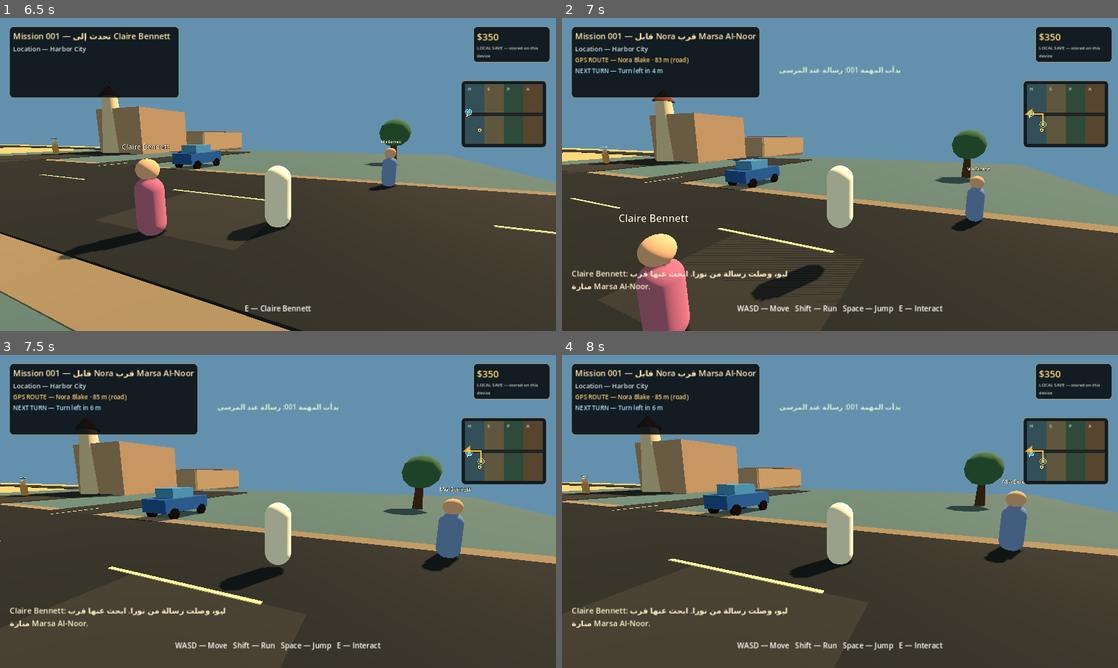
Above: before the commit, frames 1-4 (two rows, left to right).
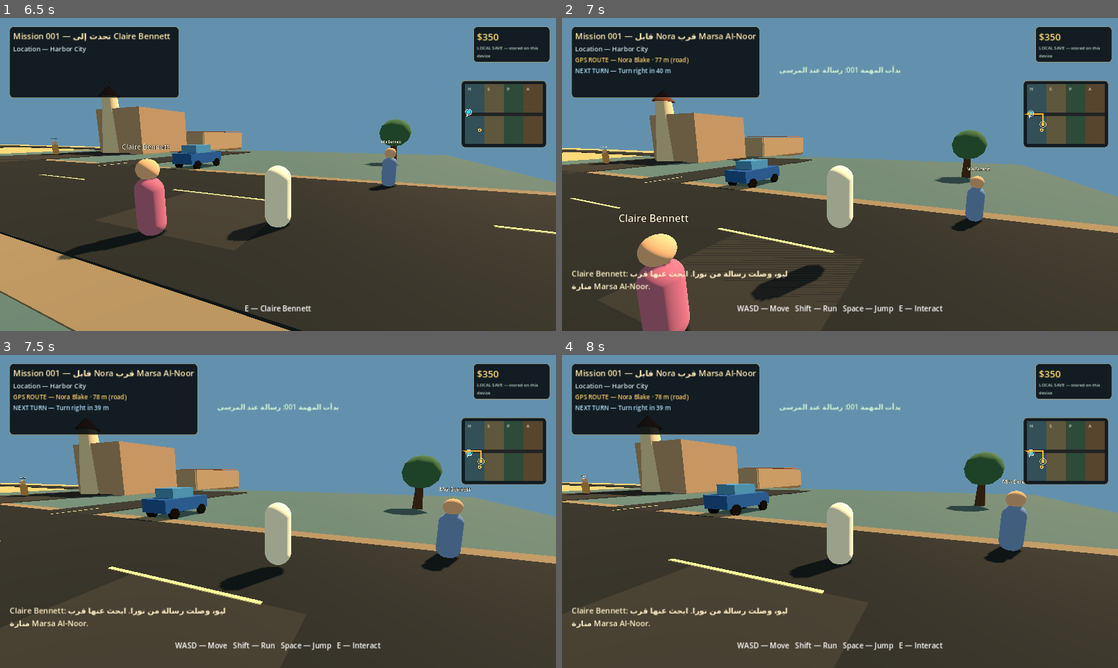
Above: after the commit, the same moments.

Repository: dzdfast-art/GTA-GHIBLI
Game: Godot game, scene res://scenes/main.tscn
The game is run twice, just before and just after one commit, with the same random seed, the same clock (stepped at 60 frames per second) and the same inputs.
Inputs (mouse positions are in pixels of both pictures, inside the frame that each line leads up to):
- Up to frame 1 (6.5 s): tap Enter at 0.5, 3.5 s; move the mouse to (400, 158) at 0.52 s; hold D (move_right) 0.53-1.25 s; hold E (interact) 0.53-1.25 s; click (400, 158) at 0.67 s; tap Space (jump) at 0.77, 2, 3.77, 5 s; drag from (166, 190) to (250, 237) at 1.27 s; move the mouse to (333, 105) at 2.02 s; hold D (move_right) 2.03-2.75 s; hold E (interact) 2.03-2.75 s; drag from (250, 237) to (111, 127) at 2.77 s; move the mouse to (444, 221) at 3.52 s; hold A (move_left) 3.53-4.25 s; hold E (interact) 3.53-4.25 s; drag from (111, 127) to (194, 96) at 4.27 s; move the mouse to (305, 174) at 5.02 s; hold S (move_back) 5.03-5.75 s; hold E (interact) 5.03-5.75 s; click (305, 174) at 5.17 s; drag from (194, 96) to (166, 190) at 5.77 s
- Up to frame 2 (7 s): tap Enter at 6.5 s; move the mouse to (962, 158) at 6.52 s; hold W (move_forward) from 6.53 s (still down); hold E (interact) from 6.53 s (still down); tap Space (jump) at 6.77 s
- Up to frame 3 (7.5 s): release W (move_forward) at 7.25 s; release E (interact) at 7.25 s; drag from (166, 527) to (250, 574) at 7.27 s
- Up to frame 4 (8 s): no input

Frame 1 is identical in both runs. In frame 2, 0.1% of the frame differs, in the area x 12-86%, y 12-32%; in frame 3, 0.1%; in frame 4, 0.1%.

Commit message:
Keep player GPS snapping on road nodes when nearby POIs exist

Diff:
--- a/web-edition/scripts/world/route_planner.gd
+++ b/web-edition/scripts/world/route_planner.gd
@@ -86,8 +86,8 @@
 	if _nodes.is_empty() or max_snap_distance <= 0.0:
 		return _unreachable("Road graph is not configured.")
 
-	var start_id := _find_nearest_node(start_position, max_snap_distance)
-	var destination_id := _find_nearest_node(destination_position, max_snap_distance)
+	var start_id := _find_nearest_node(start_position, max_snap_distance, true)
+	var destination_id := _find_nearest_node(destination_position, max_snap_distance, false)
 	if start_id.is_empty() or destination_id.is_empty():
 		return _unreachable("Start or destination is too far from the road graph.")
 
@@ -257,11 +257,14 @@
 	return maneuvers
 
 
-func _find_nearest_node(position: Vector3, max_distance: float) -> String:
+func _find_nearest_node(position: Vector3, max_distance: float, road_nodes_only: bool = false) -> String:
 	var nearest_id := ""
 	var nearest_distance := max_distance
 	for node_id in _nodes:
-		var node_position: Vector3 = _nodes[node_id]["position"]
+		var node: Dictionary = _nodes[node_id]
+		if road_nodes_only and str(node.get("kind", "")) == "poi":
+			continue
+		var node_position: Vector3 = node["position"]
 		var distance := position.distance_to(node_position)
 		if distance <= nearest_distance:
 			nearest_distance = distance
